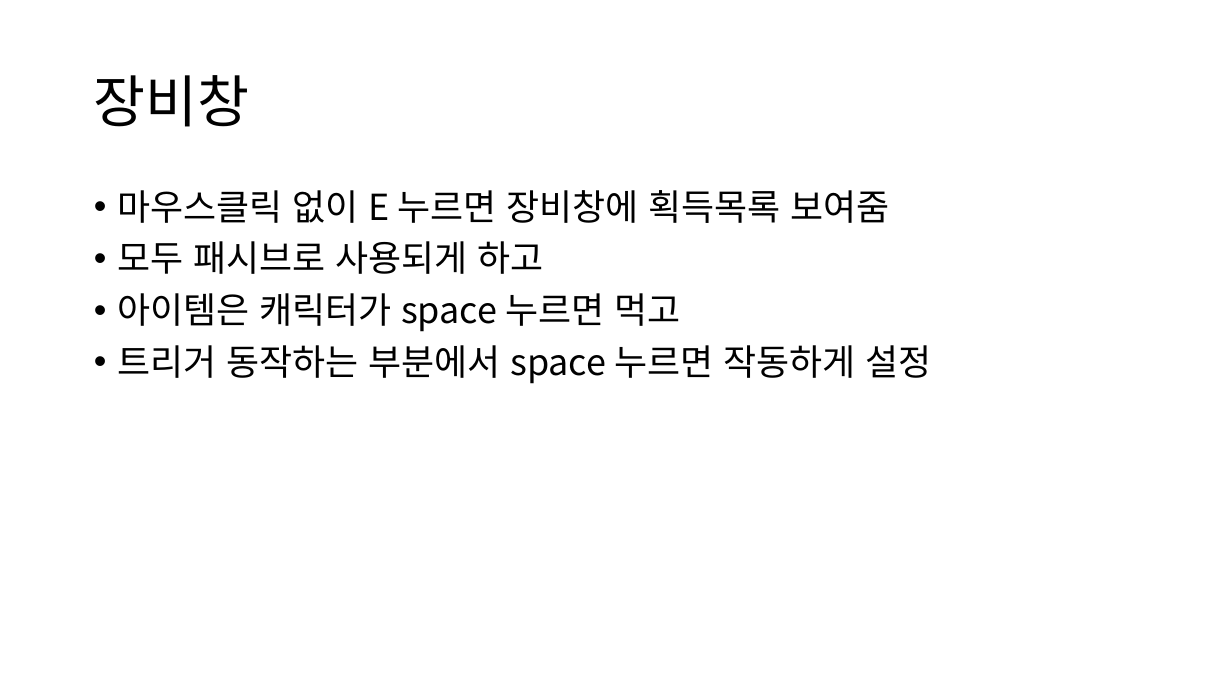
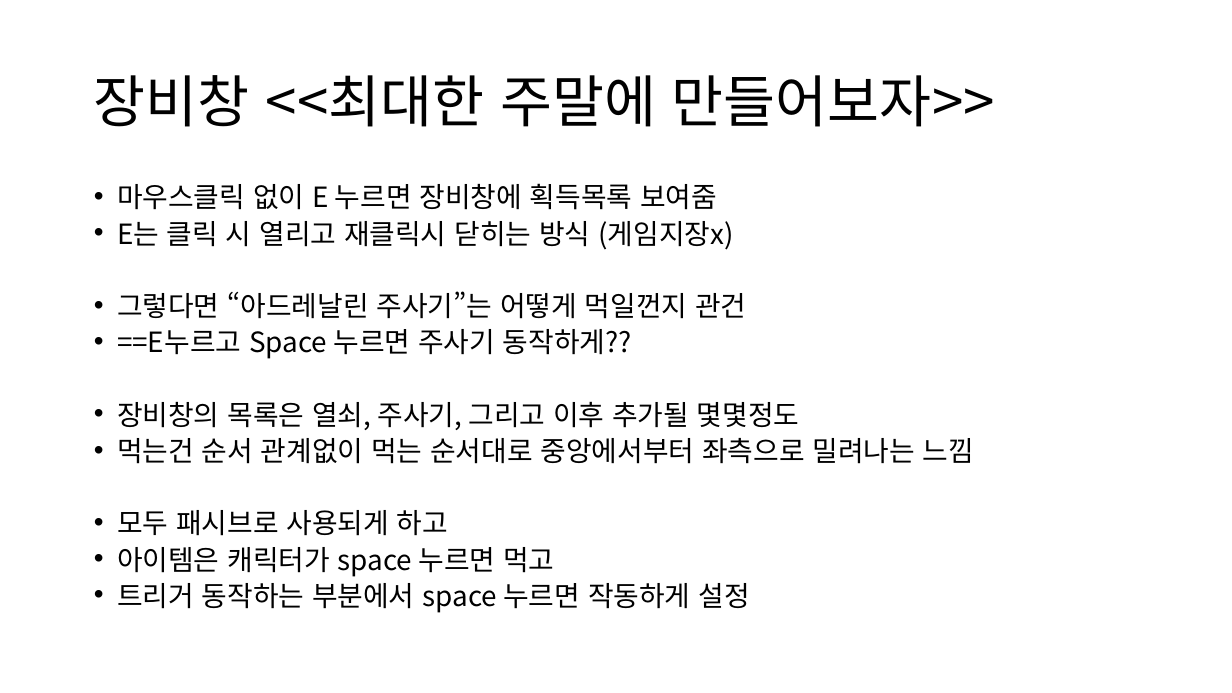
Before and after one commit to ksy642/MyPrototype, a slide deck: slide 2 of Documents/기획서/기획서.pptx (slide 9 before the commit). Drawn at 1232x693 pixels with LibreOffice and Linux fonts; fonts in the diff are those of the drawing. Boxes give left, top, right and bottom in pixels: in the first picture for what was removed or moved away, otherwise in the second. Text is boxed around its words. In the diff, an @@ line names an element or a change of style, - is before the commit and + after.

Commit message:
생각나는대로의 기획4 <<장비창 만들도록...>>

```diff
--- a/Documents/기획서/기획서.pptx
+++ b/Documents/기획서/기획서.pptx
@@ title at (94, 75, 995, 127): text changed @@
-장비창
+장비창 <<최대한 주말에 만들어보자>>
@@ text at (117, 183, 749, 613): size 28 to 21.7 pt in "마우스클릭 없이 E 누르면 장비창에 획득목록 보여줌", "모두 패시브로 사용되게 하고", "아이템은 캐릭터가 space 누르면 먹고", "트리거 동작하는 부분에서 space 누르면 작동하게 설정"; line spacing 0.9 to 0.7 @@
@@ text at (117, 221, 974, 464): paragraphs added @@
+• E는 클릭 시 열리고 재클릭시 닫히는 방식 (게임지장x)
+• 그렇다면 “아드레날린 주사기”는 어떻게 먹일껀지 관건
+• ==E누르고 Space 누르면 주사기 동작하게??
+• 장비창의 목록은 열쇠, 주사기, 그리고 이후 추가될 몇몇정도
+• 먹는건 순서 관계없이 먹는 순서대로 중앙에서부터 좌측으로 밀려나는 느낌
```
Also in this commit, not shown: 1 other slide changed.
